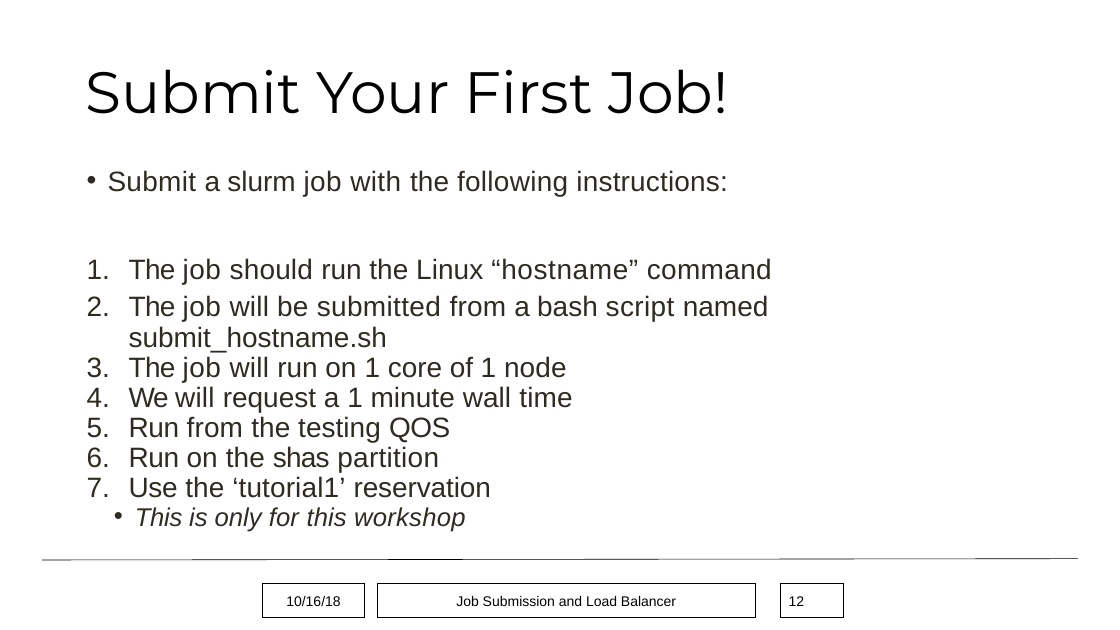
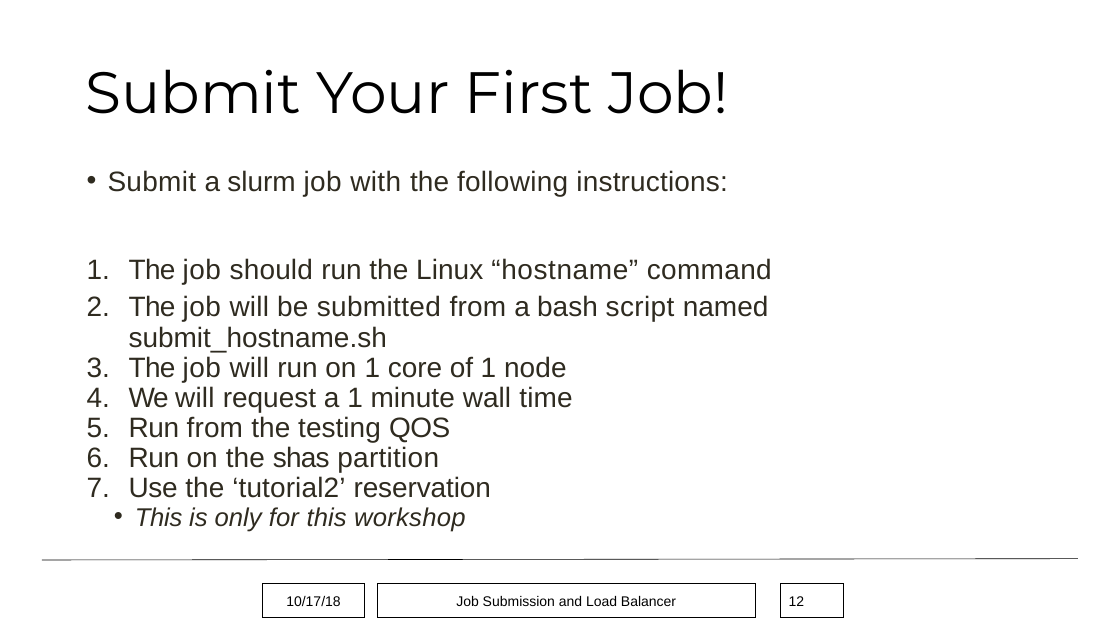
Before and after one commit to monaghaa/HPC_Short_Course_Fall_2018, a slide deck: slide 12 of Job_Submission/hpc_job_submission_Fall2018.pptx. Drawn at 1120x630 pixels with LibreOffice and Linux fonts; fonts in the diff are those of the drawing; background and template pictures are left out. Boxes give left, top, right and bottom in pixels: in the first picture for what was removed or moved away, otherwise in the second. Text is boxed around its words. In the diff, an @@ line names an element or a change of style, - is before the commit and + after.

Commit message:
Updated scripts for new tutorial name

```diff
--- a/Job_Submission/hpc_job_submission_Fall2018.pptx
+++ b/Job_Submission/hpc_job_submission_Fall2018.pptx
@@ text at [129, 476, 491, 498]: text changed @@
-7. Use the ‘tutorial1’ reservation
+7. Use the ‘tutorial2’ reservation
@@ text in rectangle at [286, 596, 340, 606]: text changed @@
-10/16/18
+10/17/18
```
Also in this commit, not shown: 27 other slides changed, 6 other files.
